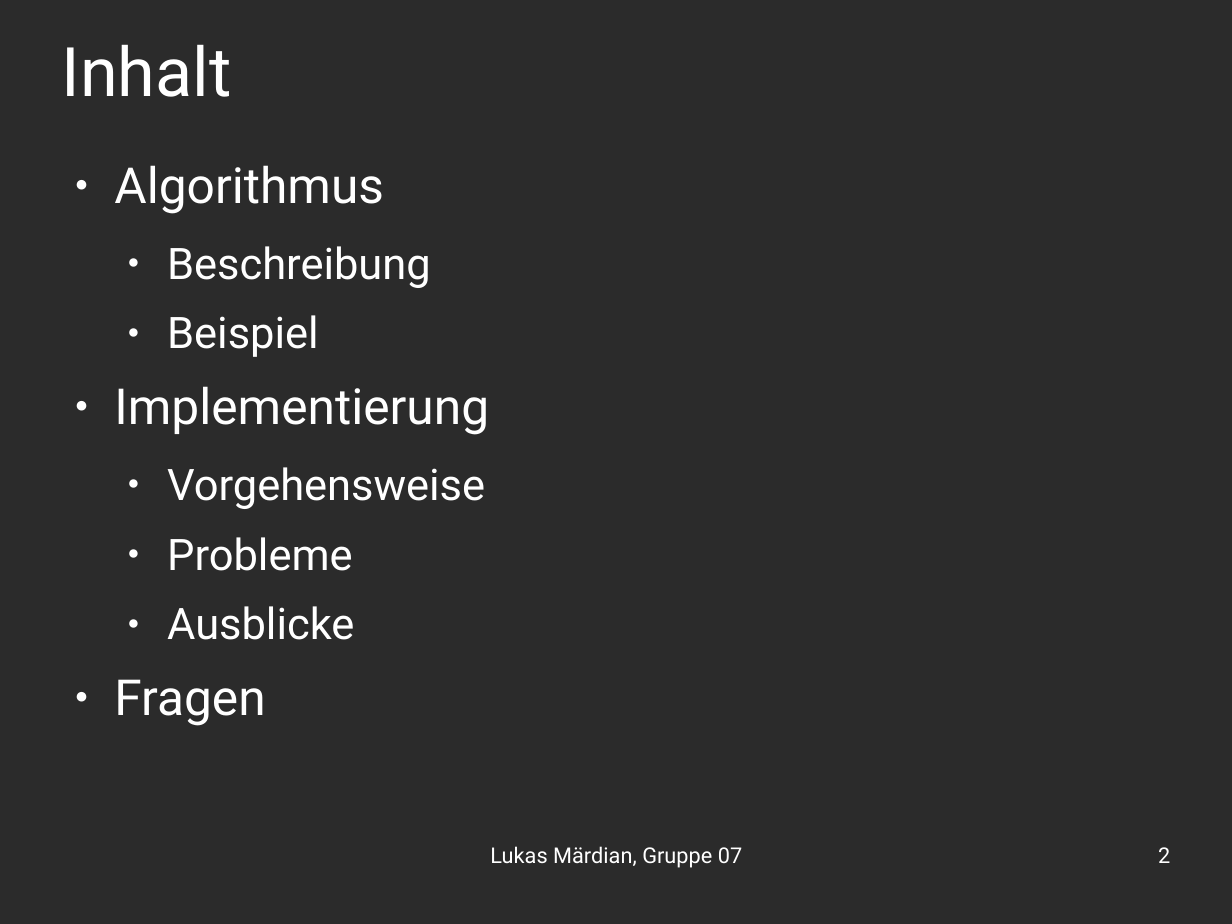
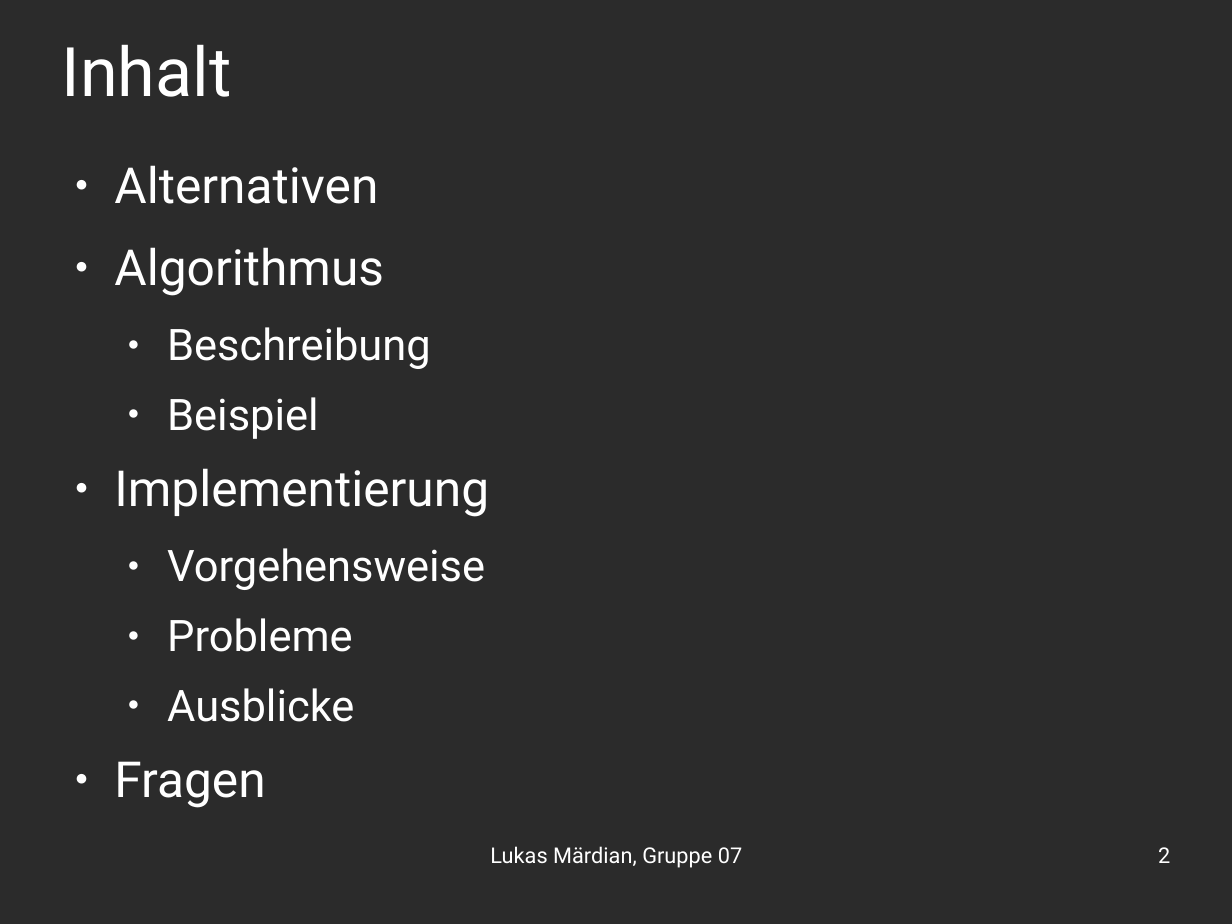
Before and after one commit to OrestTa/etip, a slide deck: slide 2 of Projekt1/Vortrag/vortrag1.odp. Drawn at 1232x924 pixels with LibreOffice and Linux fonts; fonts in the diff are those of the drawing; background and template pictures are left out; a plain dark background stands for a picture behind light text. Boxes give left, top, right and bottom in pixels: in the first picture for what was removed or moved away, otherwise in the second. Text is boxed around its words. In the diff, an @@ line names an element or a change of style, - is before the commit and + after.

```diff
--- a/Projekt1/Vortrag/vortrag1.odp
+++ b/Projekt1/Vortrag/vortrag1.odp
@@ text at bbox=[114, 165, 378, 204]: paragraph added @@
+● Alternativen
```
Also in this commit, not shown: 2 other slides changed, 2 slides added, 1 other file.
